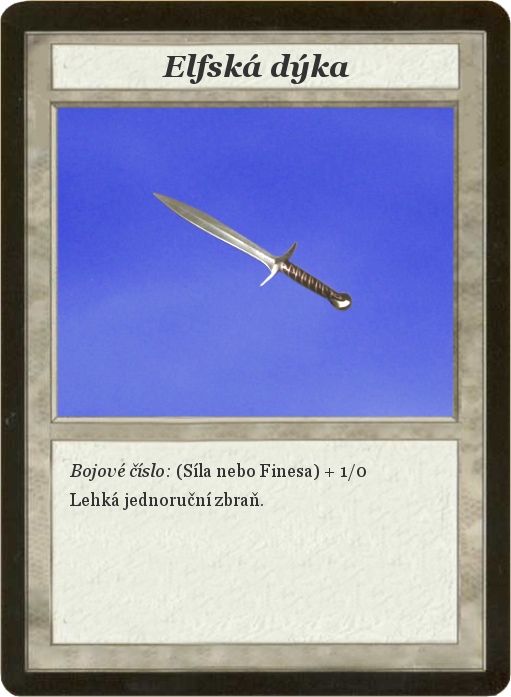
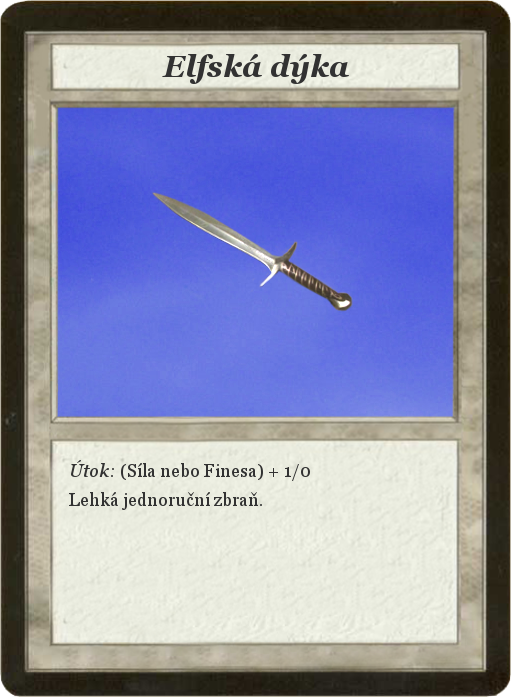
Revision of a layered (511, 697) image; what changed, layer by layer:
renamed "Bojové číslo: (Síla nebo Fines..." to "Útok: (Síla nebo Finesa) + 1/0...", painted on it over [69, 460, 366, 510]
